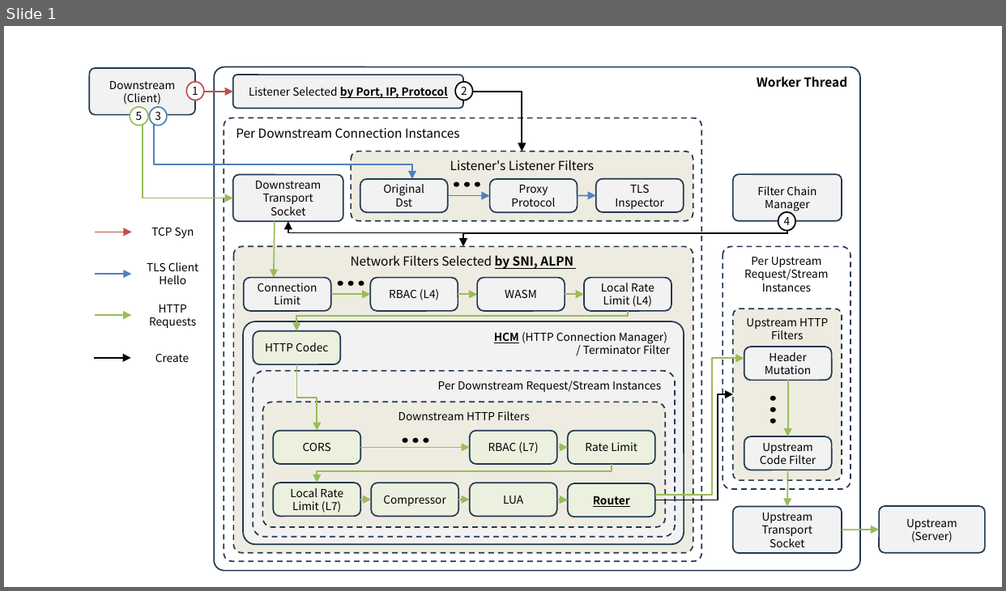
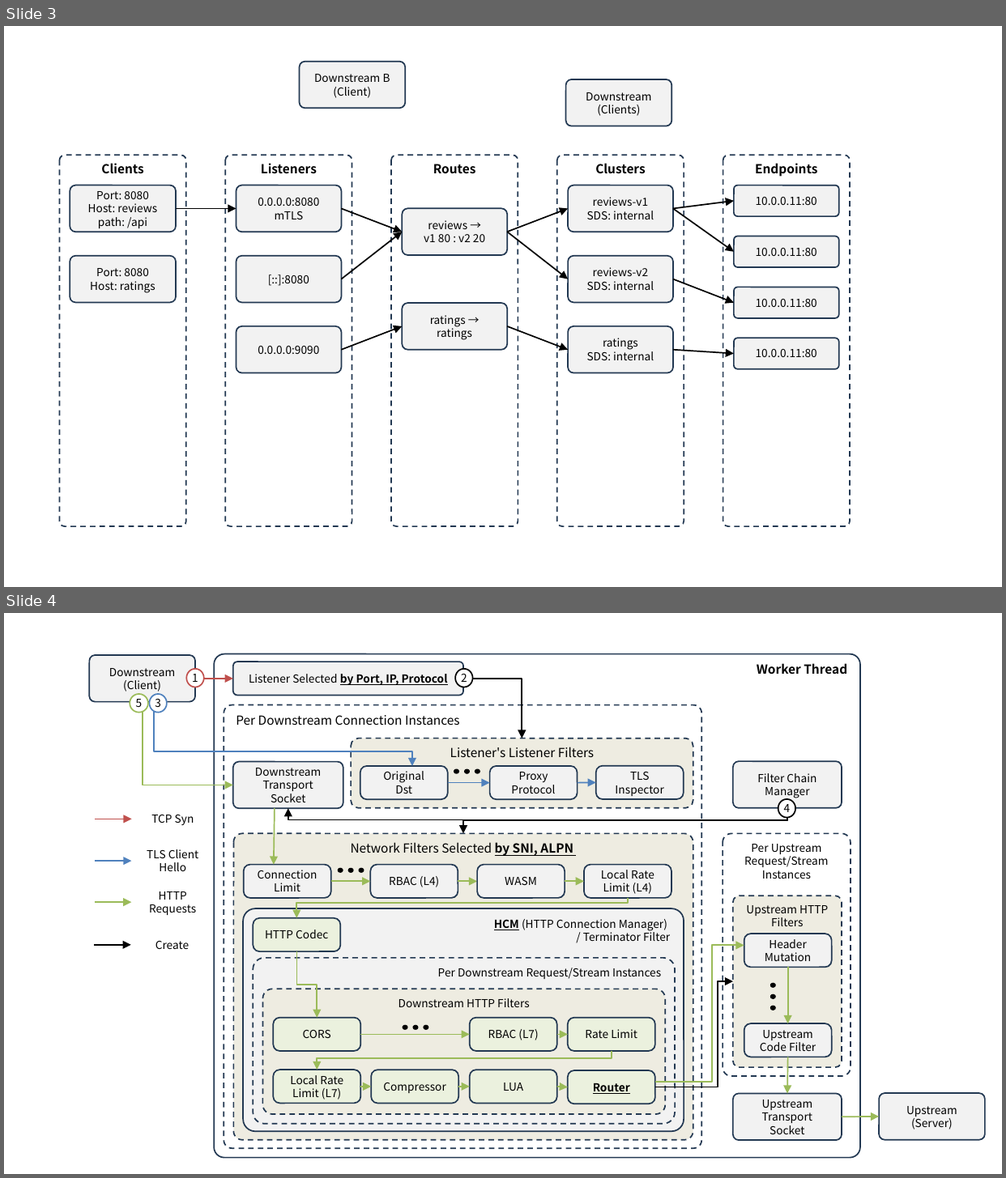
Before and after one commit to ssup2/blog-software, a slide deck: content/docs/theory-analysis/envoy-xds-configuration/images/images.pptx. Shown one above the other, each under a label of ours: slide 1 before the commit, slides 3 and 4 after it. The pictures are 1006x591 and 1006x1178 pixels, drawn with LibreOffice and Linux fonts; fonts in the diff are those of the drawing. Boxes give left, top, right and bottom in pixels: in the first picture for what was removed or moved away, otherwise in the second. Text is boxed around its words. In the diff, an @@ line names an element or a change of style, - is before the commit and + after.

```diff
--- a/content/docs/theory-analysis/envoy-xds-configuration/images/images.pptx
+++ b/content/docs/theory-analysis/envoy-xds-configuration/images/images.pptx
@@ slide 3 added at (4, 26, 1002, 587), background #FFFFFF @@
@@ rounded rectangle added at (300, 62, 405, 109), fill #F2F2F2, outline #233953 1 pt, 8 pt, text #000000 @@
+Downstream B
+(Client)
@@ rounded rectangle added at (566, 80, 671, 126), fill #F2F2F2, outline #233953 1 pt, 8 pt, text #000000 @@
+Downstream
+(Clients)
@@ rounded rectangle added at (60, 155, 186, 526), fill #FFFFFF, outline #233953 1 pt dashed, 9 pt, text #000000, bold @@
+Clients
@@ rounded rectangle added at (226, 155, 352, 526), fill #FFFFFF, outline #233953 1 pt dashed, 9 pt, text #000000, bold @@
+Listeners
@@ rounded rectangle added at (391, 155, 518, 526), fill #FFFFFF, outline #233953 1 pt dashed, 9 pt, text #000000, bold @@
+Routes
@@ rounded rectangle added at (557, 155, 684, 526), fill #FFFFFF, outline #233953 1 pt dashed, 9 pt, text #000000, bold @@
+Clusters
@@ rounded rectangle added at (722, 155, 850, 526), fill #FFFFFF, outline #233953 1 pt dashed, 9 pt, text #000000, bold @@
+Endpoints
@@ rounded rectangle added at (70, 186, 176, 233), fill #F2F2F2, outline #233953 1 pt, 8 pt, text #000000 @@
+Port: 8080
+Host: reviews
+path: /api
@@ rounded rectangle added at (236, 186, 341, 233), fill #F2F2F2, outline #233953 1 pt, 8 pt, text #000000 @@
+0.0.0.0:8080
+mTLS
@@ rounded rectangle added at (568, 186, 672, 233), fill #F2F2F2, outline #233953 1 pt, 8 pt, text #000000 @@
+reviews-v1
+SDS: internal
@@ rounded rectangle added at (734, 186, 838, 216), fill #F2F2F2, outline #233953 1 pt, 8 pt, text #000000 @@
+10.0.0.11:80
@@ arrow added from (176, 208) to (236, 208), #000000 1 pt @@
@@ arrow added from (341, 208) to (403, 232), #000000 1 pt @@
@@ rounded rectangle added at (403, 208, 507, 255), fill #F2F2F2, outline #233953 1 pt, 8 pt, text #000000 @@
+reviews →
+v1 80 : v2 20
@@ arrow added from (507, 232) to (568, 208), #000000 1 pt @@
@@ arrow added from (672, 208) to (734, 251), #000000 1 pt @@
@@ arrow added from (672, 208) to (734, 201), #000000 1 pt @@
@@ arrow added from (341, 280) to (403, 232), #000000 1 pt @@
@@ arrow added from (507, 232) to (568, 280), #000000 1 pt @@
@@ rounded rectangle added at (734, 237, 838, 267), fill #F2F2F2, outline #233953 1 pt, 8 pt, text #000000 @@
+10.0.0.11:80
@@ rounded rectangle added at (70, 255, 176, 302), fill #F2F2F2, outline #233953 1 pt, 8 pt, text #000000 @@
+Port: 8080
+Host: ratings
@@ rounded rectangle added at (236, 255, 341, 302), fill #F2F2F2, outline #233953 1 pt, 8 pt, text #000000 @@
+[::]:8080
@@ rounded rectangle added at (568, 255, 672, 302), fill #F2F2F2, outline #233953 1 pt, 8 pt, text #000000 @@
+reviews-v2
+SDS: internal
@@ arrow added from (672, 280) to (734, 302), #000000 1 pt @@
@@ rounded rectangle added at (734, 288, 838, 318), fill #F2F2F2, outline #233953 1 pt, 8 pt, text #000000 @@
+10.0.0.11:80
@@ rounded rectangle added at (403, 303, 507, 350), fill #F2F2F2, outline #233953 1 pt, 8 pt, text #000000 @@
+ratings →
+ratings
@@ rounded rectangle added at (236, 327, 341, 373), fill #F2F2F2, outline #233953 1 pt, 8 pt, text #000000 @@
+0.0.0.0:9090
@@ arrow added from (341, 349) to (403, 327), #000000 1 pt @@
@@ arrow added from (507, 327) to (568, 349), #000000 1 pt @@
@@ rounded rectangle added at (568, 327, 672, 373), fill #F2F2F2, outline #233953 1 pt, 8 pt, text #000000 @@
+ratings
+SDS: internal
@@ rounded rectangle added at (734, 339, 838, 369), fill #F2F2F2, outline #233953 1 pt, 8 pt, text #000000 @@
+10.0.0.11:80
@@ arrow added from (672, 349) to (734, 353), #000000 1 pt @@
@@ what was slide 1 is now slide 4 @@
```
Also in this commit, not shown: 1 other slide added, 2 other files.
